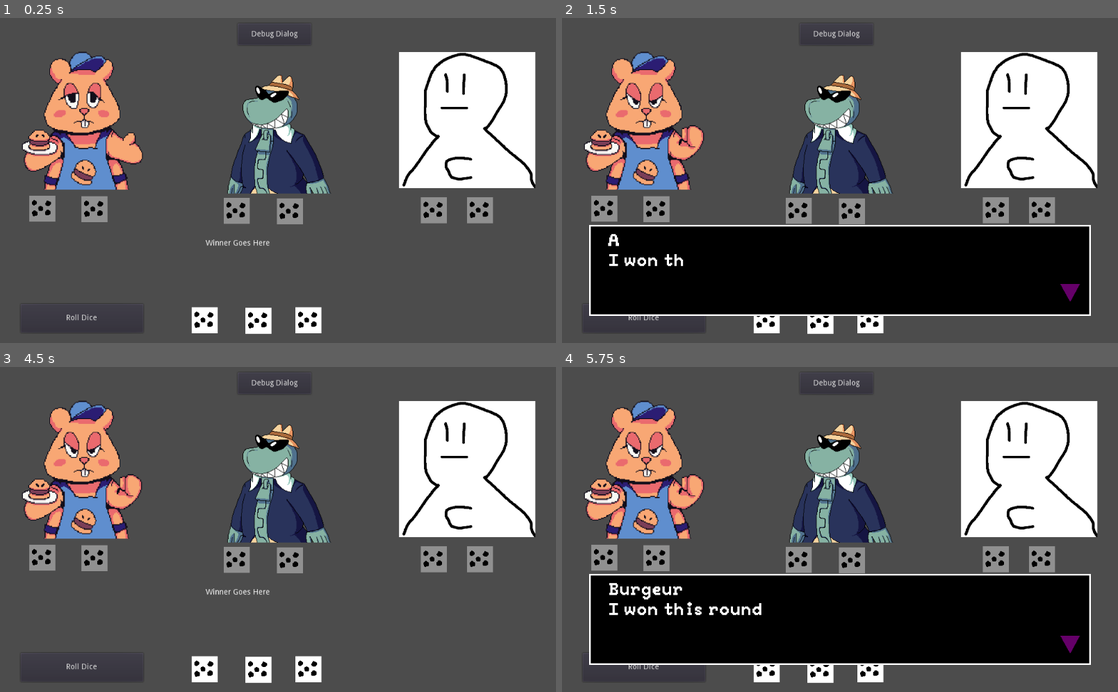
Above: before the commit, frames 1-4 (two rows, left to right).
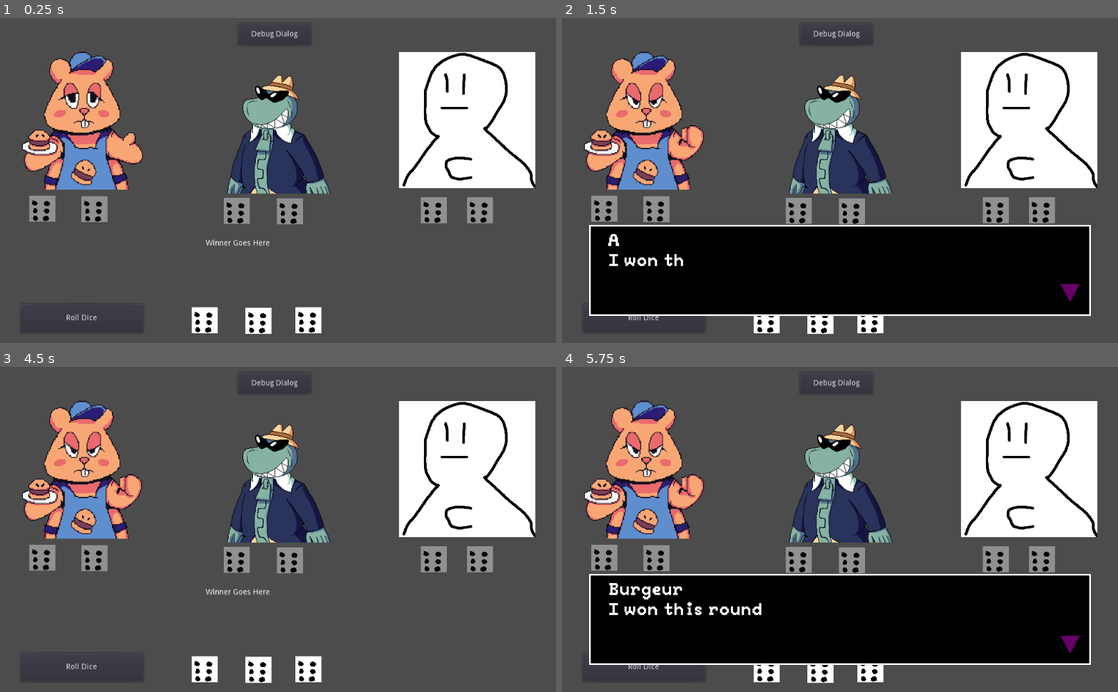
Above: after the commit, the same moments.

Repository: DiegoArmando/GMTK-Game-Jam-2022
Game: Godot game, scene res://Main.tscn
Two runs of this game, one before a commit and one after it. Both use one fixed random seed, a clock stepped at 60 frames per second and the inputs below.
Inputs (mouse positions are in pixels of both pictures, inside the frame that each line leads up to):
- Up to frame 1 (0.25 s): no input
- Up to frame 2 (1.5 s): click (767, 320) at 0.5 s; click (823, 320) at 1.25 s
- Up to frame 3 (4.5 s): click (311, 669) at 2 s; click "Roll Dice" at 2.75 s; click "Debug Dialog" at 3.5 s; click "One more roll" at 4.25 s
- Up to frame 4 (5.75 s): click (767, 669) at 5 s

The runs differ from the first frame. In frame 1, 0.8% of the frame differs, in the area x 5-88%, y 55-98%; in frame 2, 0.8%; in frame 3, 0.8%; in frame 4, 0.8%.

Commit message:
Corrected merge

Diff:
--- a/Main.tscn
+++ b/Main.tscn
@@ -1,8 +1,9 @@
-[gd_scene load_steps=41 format=2]
+[gd_scene load_steps=42 format=2]
 
 [ext_resource path="res://Sprites/casino_shark_neutral.png" type="Texture" id=1]
 [ext_resource path="res://Sprites/C_Neutral.png" type="Texture" id=2]
 [ext_resource path="res://Sprites/burger_surprise.png" type="Texture" id=3]
+[ext_resource path="res://Sprites/Die_A.png" type="Texture" id=4]
 [ext_resource path="res://Sprites/burger_neutral.png" type="Texture" id=5]
 [ext_resource path="res://Sprites/casino_shark_disappointed.png" type="Texture" id=6]
 [ext_resource path="res://Sprites/burger_nervous.png" type="Texture" id=7]
@@ -44,6 +45,16 @@
 "name": "nervous",
 "speed": 5.0
 }, {
+"frames": [ ExtResource( 3 ) ],
+"loop": true,
+"name": "surprised",
+"speed": 5.0
+}, {
+"frames": [ ExtResource( 23 ) ],
+"loop": true,
+"name": "gleeful",
+"speed": 5.0
+}, {
 "frames": [ ExtResource( 8 ) ],
 "loop": true,
 "name": "angry",
@@ -57,16 +68,6 @@
 "frames": [ ExtResource( 25 ) ],
 "loop": true,
 "name": "disappointed",
-"speed": 5.0
-}, {
-"frames": [ ExtResource( 3 ) ],
-"loop": true,
-"name": "surprised",
-"speed": 5.0
-}, {
-"frames": [ ExtResource( 23 ) ],
-"loop": true,
-"name": "gleeful",
 "speed": 5.0
 } ]
 
@@ -85,6 +86,16 @@
 "name": "nervous",
 "speed": 5.0
 }, {
+"frames": [ ExtResource( 22 ) ],
+"loop": true,
+"name": "surprised",
+"speed": 5.0
+}, {
+"frames": [ ExtResource( 26 ) ],
+"loop": true,
+"name": "gleeful",
+"speed": 5.0
+}, {
 "frames": [ ExtResource( 18 ) ],
 "loop": true,
 "name": "angry",
@@ -98,16 +109,6 @@
 "frames": [ ExtResource( 6 ) ],
 "loop": true,
 "name": "disappointed",
-"speed": 5.0
-}, {
-"frames": [ ExtResource( 22 ) ],
-"loop": true,
-"name": "surprised",
-"speed": 5.0
-}, {
-"frames": [ ExtResource( 26 ) ],
-"loop": true,
-"name": "gleeful",
 "speed": 5.0
 } ]
 
@@ -125,6 +126,16 @@
 }, {
 "frames": [  ],
 "loop": true,
+"name": "surprised",
+"speed": 5.0
+}, {
+"frames": [  ],
+"loop": true,
+"name": "gleeful",
+"speed": 5.0
+}, {
+"frames": [  ],
+"loop": true,
 "name": "angry",
 "speed": 5.0
 }, {
@@ -136,16 +147,6 @@
 "frames": [  ],
 "loop": true,
 "name": "disappointed",
-"speed": 5.0
-}, {
-"frames": [  ],
-"loop": true,
-"name": "surprised",
-"speed": 5.0
-}, {
-"frames": [  ],
-"loop": true,
-"name": "gleeful",
 "speed": 5.0
 } ]
 
@@ -161,6 +162,16 @@
 "name": "nervous",
 "speed": 5.0
 }, {
+"frames": [ ExtResource( 29 ) ],
+"loop": true,
+"name": "surprised",
+"speed": 5.0
+}, {
+"frames": [ ExtResource( 34 ) ],
+"loop": true,
+"name": "gleeful",
+"speed": 5.0
+}, {
 "frames": [ ExtResource( 33 ) ],
 "loop": true,
 "name": "angry",
@@ -174,44 +185,39 @@
 "frames": [ ExtResource( 32 ) ],
 "loop": true,
 "name": "disappointed",
-"speed": 5.0
-}, {
-"frames": [ ExtResource( 29 ) ],
-"loop": true,
-"name": "surprised",
-"speed": 5.0
-}, {
-"frames": [ ExtResource( 34 ) ],
-"loop": true,
-"name": "gleeful",
 "speed": 5.0
 } ]
 
 [sub_resource type="SpriteFrames" id=4]
 animations = [ {
+"frames": [ ExtResource( 16 ) ],
+"loop": true,
+"name": "1",
+"speed": 5.0
+}, {
+"frames": [ ExtResource( 14 ) ],
+"loop": true,
+"name": "2",
+"speed": 5.0
+}, {
+"frames": [ ExtResource( 12 ) ],
+"loop": true,
+"name": "4",
+"speed": 5.0
+}, {
+"frames": [ ExtResource( 13 ) ],
+"loop": true,
+"name": "3",
+"speed": 5.0
+}, {
 "frames": [ ExtResource( 15 ) ],
 "loop": true,
+"name": "5",
+"speed": 5.0
+}, {
+"frames": [ ExtResource( 4 ) ],
+"loop": true,
 "name": "6",
-"speed": 5.0
-}, {
-"frames": [ ExtResource( 16 ) ],
-"loop": true,
-"name": "1",
-"speed": 5.0
-}, {
-"frames": [ ExtResource( 13 ) ],
-"loop": true,
-"name": "3",
-"speed": 5.0
-}, {
-"frames": [ ExtResource( 12 ) ],
-"loop": true,
-"name": "4",
-"speed": 5.0
-}, {
-"frames": [ ExtResource( 14 ) ],
-"loop": true,
-"name": "2",
 "speed": 5.0
 } ]
 
